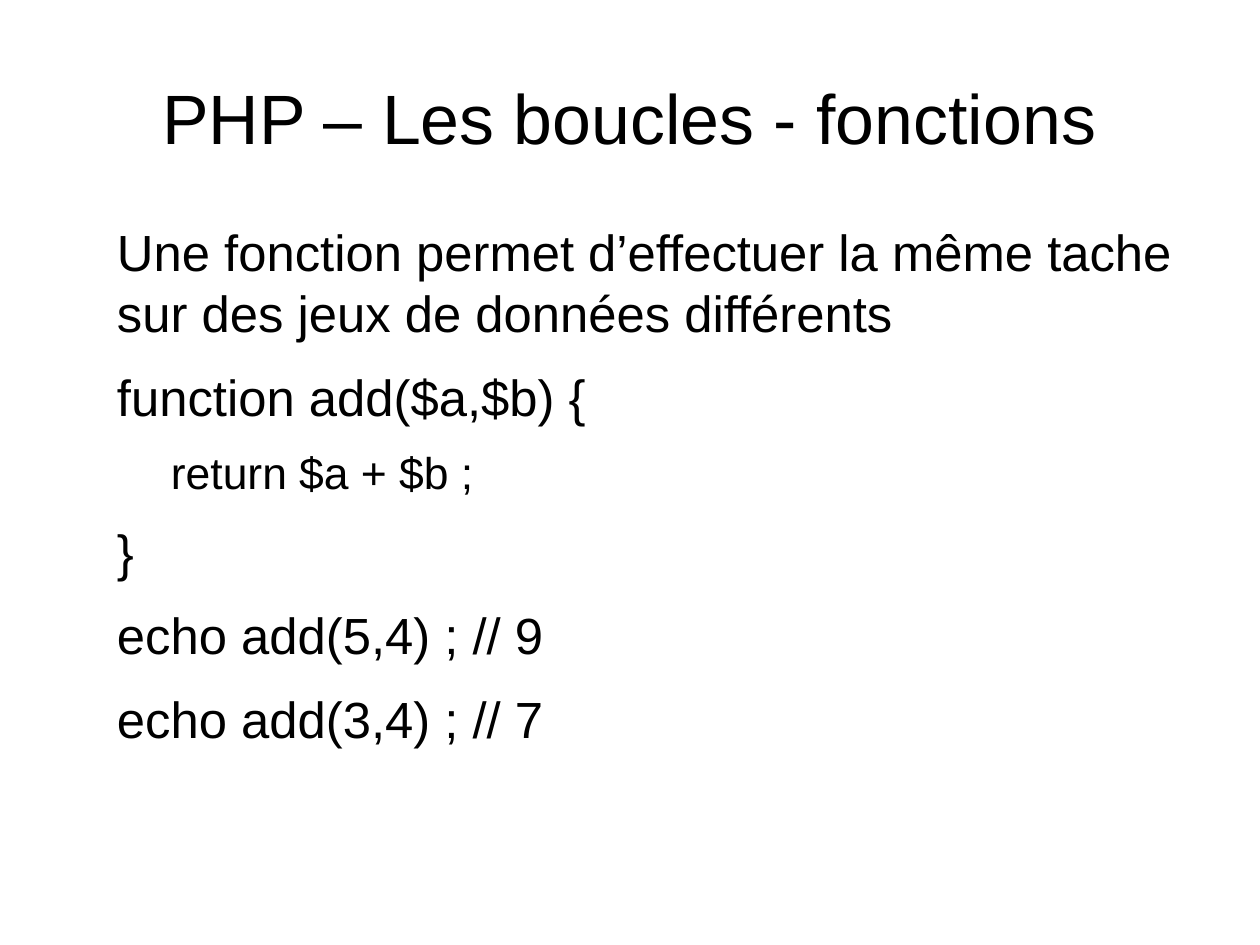
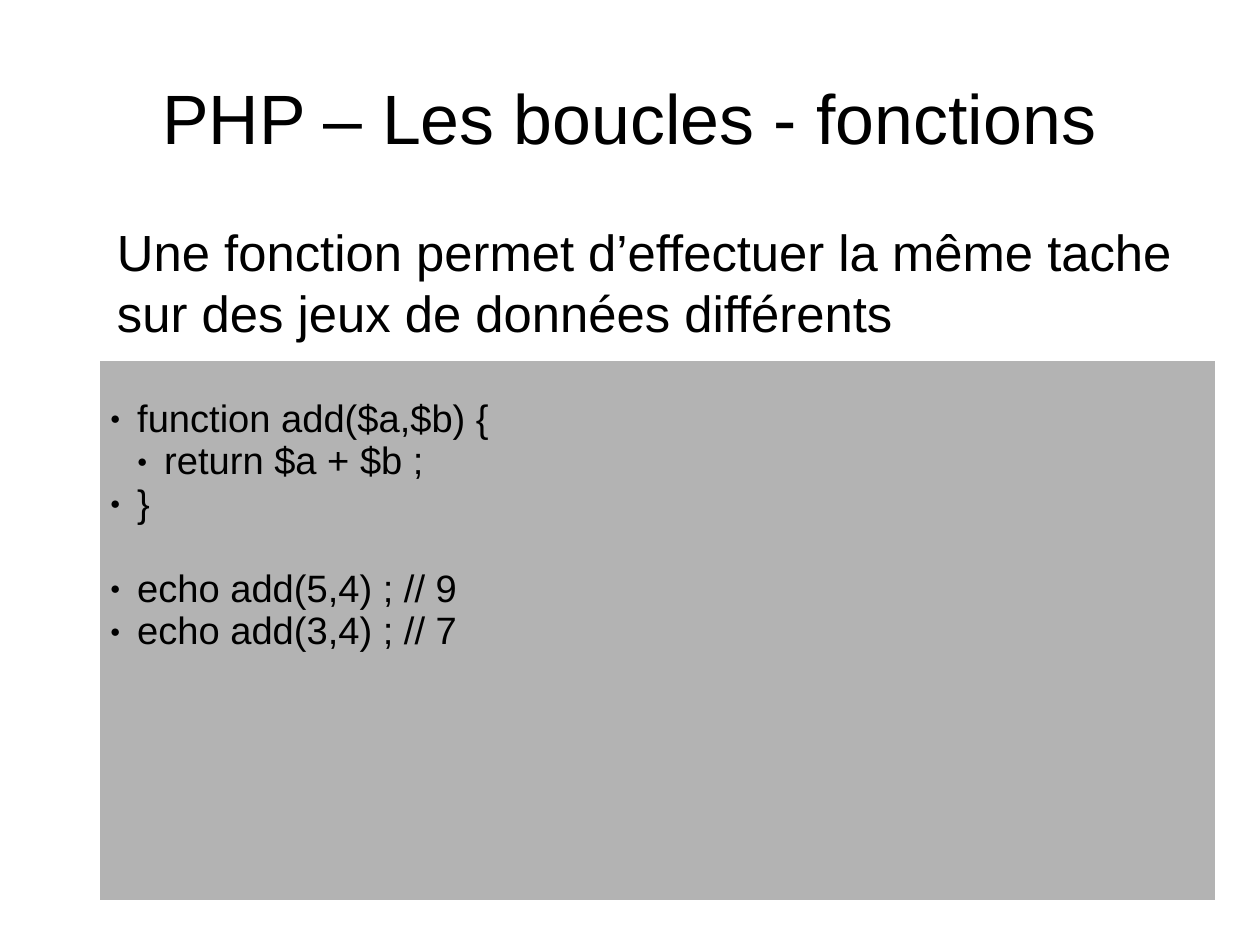
Before and after one commit to NicoM88/formation, a slide deck: slide 20 of PHP/formation.odp (slide 18 before the commit). Drawn at 1260x945 pixels with LibreOffice and Linux fonts; fonts in the diff are those of the drawing. Boxes give left, top, right and bottom in pixels: in the first picture for what was removed or moved away, otherwise in the second. Text is boxed around its words. In the diff, an @@ line names an element or a change of style, - is before the commit and + after.

```diff
--- a/PHP/formation.odp
+++ b/PHP/formation.odp
@@ table added at (99, 360, 1215, 900), 1 rows, 1 columns @@
+function add($a,$b) { / return $a + $b ; / } / echo add(5,4) ; // 9 / echo add(3,4) ; // 7
@@ text at (117, 378, 555, 748): paragraphs removed @@
-function add($a,$b) {
-  return $a + $b ;
-}
-echo add(5,4) ; // 9
-echo add(3,4) ; // 7
```
Also in this commit, not shown: 9 other slides changed, 3 slides added, 1 other file.
